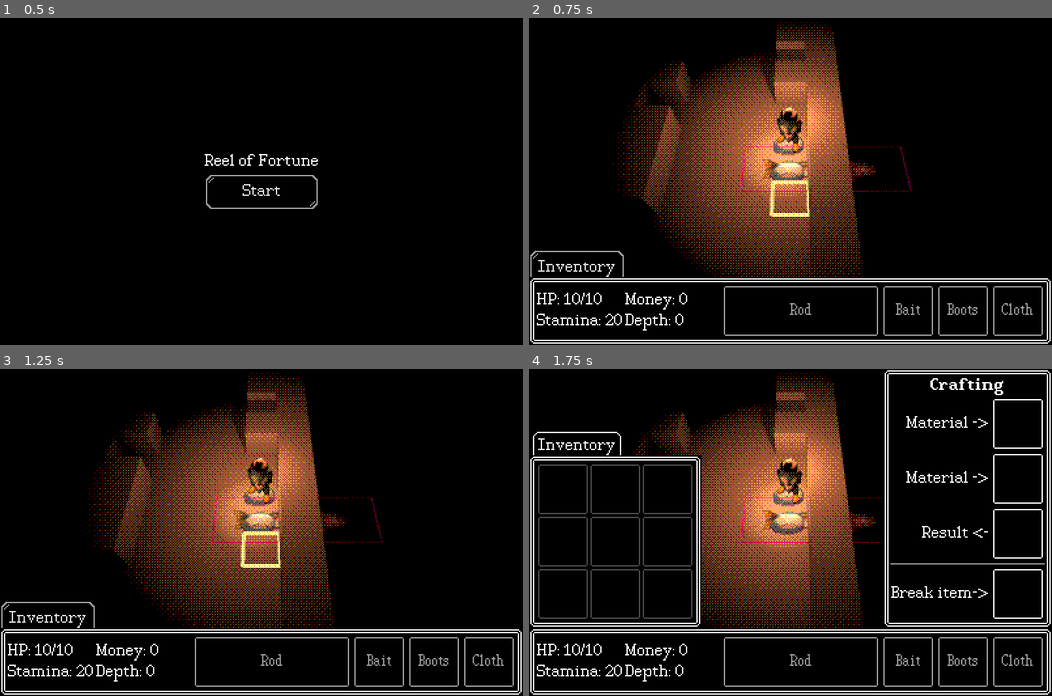
Above: before the commit, frames 1-4 (two rows, left to right).
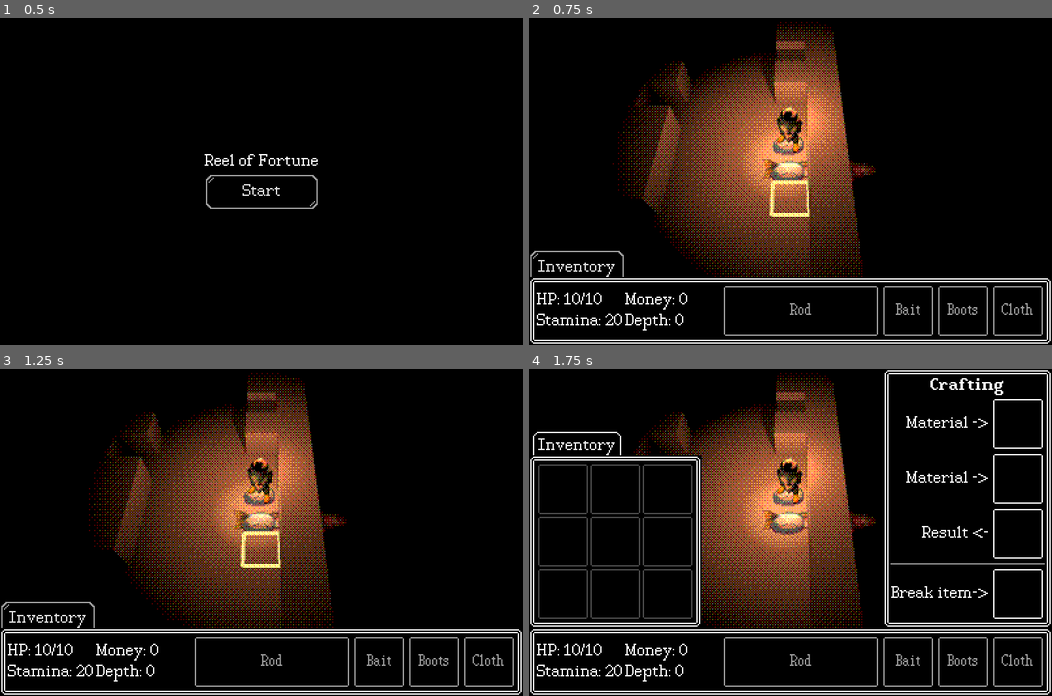
Above: after the commit, the same moments.

Repository: maqqr/7drl2025
Game: Godot game, scene res://mainmenu/mainmenu.tscn
Same seed, same stepped clock (60 frames per second), same inputs: the game is played once before the commit and once after it.
Inputs:
- Up to frame 1 (0.5 s): no input
- Up to frame 2 (0.75 s): click "Start" at 0.5 s
- Up to frame 3 (1.25 s): no input
- Up to frame 4 (1.75 s): click "Inventory" at 1.25 s

Frame 1 is identical in both runs. In frame 2, 0.2% of the frame differs, in the area x 40-74%, y 39-54%; in frame 3, 0.2%; in frame 4, 0.2%.

Commit message:
Crafting and breaking down items works

Diff:
--- a/reeloffortune/game/crafting_control.gd
+++ b/reeloffortune/game/crafting_control.gd
@@ -4,12 +4,122 @@
 var x_open: float
 var x_close: float
 
+@onready var game_manager: GameManager = $"/root/Game"
+var inventory: Inventory
+var item_dragging: ItemDragging
+
+@export var material1_panel: CraftingPanel
+@export var material2_panel: CraftingPanel
+@export var result_panel: CraftingPanel
+@export var break_panel: CraftingPanel
+
+var material1: Item
+var material2: Item
+var result: Item
+
 func _ready() -> void:
 	x_close = global_position.x
 	x_open = x_close - $PanelContainer.get_rect().size.x
-	print(x_open, " - close ", x_close)
+
+	item_dragging = $"../ItemDragging"
+	assert(item_dragging)
+	item_dragging.panel_providers.append(self)
+
+	result_panel.gui_input.connect(on_result_panel_gui_input)
+	game_manager.game_manager_ready.connect(func (): set_inventory(game_manager.player_stats.inventory))
 
 func set_open(is_open: bool) -> void:
 	var target_pos = Vector2(x_open, 0.0) if is_open else Vector2(x_close, 0.0)
 	var tween = get_tree().create_tween().bind_node(self).set_trans(Tween.TRANS_QUART)
 	tween.tween_property(self, "position", target_pos, 0.3).set_ease(Tween.EASE_OUT)
+
+func get_panels():
+	return [material1_panel, material2_panel, result_panel, break_panel]
+
+func drag_ended_on_panel(target_panel: CraftingPanel, item: Item) -> bool:
+	if target_panel == material1_panel or target_panel == material2_panel:
+		target_panel.set_sprite_from_item(game_manager, item)
+		if target_panel == material1_panel:
+			material1 = item
+			if item == material2:
+				material2 = null
+				material2_panel.set_sprite_from_item(game_manager, null)
+		if target_panel == material2_panel:
+			material2 = item
+			if item == material1:
+				material1 = null
+				material1_panel.set_sprite_from_item(game_manager, null)
+
+		# Create crafted item result and preview
+		if material1 and material2:
+			result = combine(material1, material2)
+			result_panel.set_sprite_from_item(game_manager, result)
+
+	if target_panel == break_panel:
+		if !item.item_type.breakdown.is_empty():
+			inventory.remove_item(item)
+			var new_item = breakdown(item)
+			inventory.add_item(item.inventory_slot, new_item)
+
+	return false
+
+func on_result_panel_gui_input(event: InputEvent) -> void:
+	if event is InputEventMouseButton:
+		if event.pressed and event.button_index == 1:
+			if result:
+				item_dragging.start_drag(result, result_panel.sprite)
+				for item in [material1, material2]:
+					inventory.remove_item(item)
+
+func set_inventory(inventory: Inventory) -> void:
+	self.inventory = inventory
+	inventory.inventory_changed.connect(on_inventory_change)
+	on_inventory_change()
+
+func on_inventory_change() -> void:
+	material1 = null
+	material2 = null
+	material1_panel.set_sprite_from_item(game_manager, null)
+	material2_panel.set_sprite_from_item(game_manager, null)
+	result = null
+	result_panel.set_sprite_from_item(game_manager, null)
+
+func breakdown(item: Item) -> Item:
+	var new_item_type = item.item_type.breakdown[randi_range(0, item.item_type.breakdown.size() - 1)]
+
+	var new_item = Item.new()
+	new_item.item_type = new_item_type
+	new_item.quality = item.quality
+	new_item.inventory_slot = item.inventory_slot
+	return new_item
+
+func combine(item1: Item, item2: Item) -> Item:
+	result = Item.new()
+	result.quality = max(material1.quality, material2.quality)
+	result.is_crafted = true
+
+	# Create new custom item type
+	result.item_type = ItemType.new()
+	result.item_type.name = "Crafted bait"
+	result.item_type.base_value = int((material1.item_type.base_value + material2.item_type.base_value) * 0.5)
+	result.item_type.item_size = Vector2i(1, 1)
+	result.item_type.attributes = ItemAttributes.new()
+	result.item_type.sprite = preload("res://sprites/bait.png")
+
+	var attr = result.item_type.attributes
+
+	# Determine attributes
+	attr.type_flag = item1.item_type.attributes.type_flag | item2.item_type.attributes.type_flag
+	attr.size = max(item1.item_type.attributes.size, item2.item_type.attributes.size)
+	attr.attraction_flag = item1.item_type.attributes.attraction_flag | item2.item_type.attributes.attraction_flag
+	attr.color = ItemAttributes.color_mix(item1.item_type.attributes.color, item2.item_type.attributes.color)
+	attr.stickyness = ItemAttributes.stickyness_mix(item1.item_type.attributes.stickyness, item2.item_type.attributes.stickyness)
+	attr.sharpness = ItemAttributes.sharpness_mix(item1.item_type.attributes.sharpness, item2.item_type.attributes.sharpness)
+	attr.temperature = ItemAttributes.temperature_mix(item1.item_type.attributes.temperature, item2.item_type.attributes.temperature)
+
+	# Always add bait and remove fish and material attribute
+	attr.type_flag |= ItemAttributes.TypeFlag.BAIT
+	attr.type_flag &= ~ItemAttributes.TypeFlag.FISH
+	attr.type_flag &= ~ItemAttributes.TypeFlag.MATERIAL
+
+	return result
--- a/reeloffortune/game/game.tscn
+++ b/reeloffortune/game/game.tscn
@@ -1,10 +1,11 @@
-[gd_scene load_steps=9 format=3 uid="uid://dx021aa4tejww"]
+[gd_scene load_steps=10 format=3 uid="uid://dx021aa4tejww"]
 
 [ext_resource type="Script" uid="uid://dvrl1vh7ug3qs" path="res://game/game_manager.gd" id="1_hu71m"]
 [ext_resource type="Shader" uid="uid://vw787p7laj5g" path="res://shader/colorrect_dither.gdshader" id="2_vasa2"]
 [ext_resource type="PackedScene" uid="uid://dqw71n8563mph" path="res://ui/in_game_inventory_control.tscn" id="3_h7iqs"]
 [ext_resource type="PackedScene" uid="uid://clmb0ahu2wc0x" path="res://ui/crafting_control.tscn" id="4_dxrkv"]
 [ext_resource type="PackedScene" uid="uid://bv7byv1367fl7" path="res://ui/equip_slot_panel_container.tscn" id="5_dxrkv"]
+[ext_resource type="Script" uid="uid://dalvnlugoin2q" path="res://ui/item_dragging.gd" id="6_dakft"]
 
 [sub_resource type="StandardMaterial3D" id="StandardMaterial3D_vasa2"]
 albedo_color = Color(0, 0, 0, 1)
@@ -138,3 +139,10 @@
 [node name="EquipSlotPanelContainer4" parent="GUI/PanelContainer/HBoxContainer" instance=ExtResource("5_dxrkv")]
 layout_mode = 2
 equip_flag = 16
+
+[node name="ItemDragging" type="Control" parent="GUI"]
+layout_mode = 3
+anchors_preset = 0
+offset_right = 40.0
+offset_bottom = 40.0
+script = ExtResource("6_dakft")
--- a/reeloffortune/inventory/item.gd
+++ b/reeloffortune/inventory/item.gd
@@ -28,12 +28,14 @@
 func get_value() -> int:
 	return int(quality_multiplier(quality) * item_type.base_value)
 
-func make_tooltip(game_manager: GameManager):
+func make_tooltip(game_manager: GameManager) -> String:
 	var tags: PackedStringArray = ItemAttributes.type_str(item_type.attributes.type_flag)
 	var add_if_not_empty = func (t): if not t.is_empty(): tags.append(t)
-	add_if_not_empty.call(ItemAttributes.attraction_str(item_type.attributes.attraction))
+	for tag in ItemAttributes.attraction_flag_str(item_type.attributes.attraction_flag):
+		tags.append(tag)
 	add_if_not_empty.call(ItemAttributes.color_str(item_type.attributes.color))
-	add_if_not_empty.call(ItemAttributes.texture_str(item_type.attributes.texture))
+	add_if_not_empty.call(ItemAttributes.sharpness_str(item_type.attributes.sharpness))
+	add_if_not_empty.call(ItemAttributes.stickyness_str(item_type.attributes.stickyness))
 	add_if_not_empty.call(ItemAttributes.temperature_str(item_type.attributes.temperature))
 
 	var breakdown := PackedStringArray()
--- a/reeloffortune/inventory/item_attributes.gd
+++ b/reeloffortune/inventory/item_attributes.gd
@@ -13,17 +13,17 @@
 		Size.MASSIVE: return "massive"
 	return ""
 
-enum Attraction {
-	NONE, LUMINESCENT, SCENTED, VIBRATING, MIMICRY, FLAVORFUL
+enum AttractionFlag {
+	NONE = 0, LUMINESCENT = 1, SCENTED = 2, VIBRATING = 4, MIMICRY = 8, FLAVORFUL = 16
 }
-static func attraction_str(a: Attraction) -> String:
-	match a:
-		Attraction.LUMINESCENT: return "luminescent"
-		Attraction.SCENTED: return "scented"
-		Attraction.VIBRATING: return "vibrating"
-		Attraction.MIMICRY: return "mimicry"
-		Attraction.FLAVORFUL: return "flavorful"
-	return ""
+static func attraction_flag_str(a: AttractionFlag) -> PackedStringArray:
+	var result: PackedStringArray = []
+	if a & AttractionFlag.LUMINESCENT: result.append("luminescent")
+	if a & AttractionFlag.SCENTED: result.append("scented")
+	if a & AttractionFlag.VIBRATING: result.append("vibrating")
+	if a & AttractionFlag.MIMICRY: result.append("mimicry")
+	if a & AttractionFlag.FLAVORFUL: result.append("flavorful")
+	return result
 
 enum ColorAttribute {
 	NONE, DULL_COLOR, COLORFUL
@@ -34,16 +34,32 @@
 		ColorAttribute.COLORFUL: return "colorful"
 	return ""
 
-enum TextureAttribute {
-	NONE, STICKY, SLIPPERY, SHARP, SMOOTH
+static func color_mix(c1: ColorAttribute, c2: ColorAttribute) -> ColorAttribute:
+	return generic_exclusive_mix(c1, c2) as ColorAttribute
+
+enum Stickyness {
+	NONE, STICKY, SLIPPERY
 }
-static func texture_str(t: TextureAttribute) -> String:
+static func stickyness_str(t: Stickyness) -> String:
 	match t:
-		TextureAttribute.STICKY: return "sticky"
-		TextureAttribute.SLIPPERY: return "slippery"
-		TextureAttribute.SHARP: return "sharp"
-		TextureAttribute.SMOOTH: return "smooth"
+		Stickyness.STICKY: return "sticky"
+		Stickyness.SLIPPERY: return "slippery"
 	return ""
+
+static func stickyness_mix(c1: Stickyness, c2: Stickyness) -> Stickyness:
+	return generic_exclusive_mix(c1, c2) as Stickyness
+
+enum Sharpness {
+	NONE, SHARP, SMOOTH
+}
+static func sharpness_str(t: Sharpness) -> String:
+	match t:
+		Sharpness.SHARP: return "sharp"
+		Sharpness.SMOOTH: return "smooth"
+	return ""
+
+static func sharpness_mix(c1: Sharpness, c2: Sharpness) -> Sharpness:
+	return generic_exclusive_mix(c1, c2) as Sharpness
 
 enum Temperature {
 	NEUTRAL, COLD, WARM
@@ -53,6 +69,9 @@
 		Temperature.COLD: return "cold"
 		Temperature.WARM: return "warm"
 	return ""
+
+static func temperature_mix(t1: Temperature, t2: Temperature) -> Temperature:
+	return generic_exclusive_mix(t1, t2) as Temperature
 
 enum TypeFlag {
 	BAIT = 1, MATERIAL = 2, ROD = 4, CONSUMABLE = 8, CLOTHING = 16, BOOTS = 32, FISH = 64, CURSED = 128
@@ -71,7 +90,17 @@
 
 @export_flags("BAIT", "MATERIAL", "ROD", "CONSUMABLE", "CLOTHING", "BOOTS", "FISH", "CURSED") var type_flag: int
 @export var size: Size
-@export var attraction: Attraction
+@export_flags("LUMINESCENT", "SCENTED", "VIBRATING", "MIMICRY", "FLAVORFUL") var attraction_flag: int
 @export var color: ColorAttribute
-@export var texture: TextureAttribute
+@export var stickyness: Stickyness
+@export var sharpness: Sharpness
 @export var temperature: Temperature
+
+static func generic_exclusive_mix(v1: int, v2: int) -> int:
+	if v1 == 0:
+		return v2
+	if v2 == 0:
+		return v1
+	if v1 == v2:
+		return v1
+	return 0
--- a/reeloffortune/inventory/items/cave_slug.tres
+++ b/reeloffortune/inventory/items/cave_slug.tres
@@ -10,9 +10,10 @@
 script = ExtResource("1_xdxwi")
 type_flag = 3
 size = 1
-attraction = 0
+attraction_flag = 0
 color = 0
-texture = 1
+stickyness = 1
+sharpness = 0
 temperature = 0
 metadata/_custom_type_script = "uid://cqv108j88rxjw"
 
--- a/reeloffortune/inventory/items/fish/cave_trout.tres
+++ b/reeloffortune/inventory/items/fish/cave_trout.tres
@@ -7,11 +7,12 @@
 
 [sub_resource type="Resource" id="Resource_4m4km"]
 script = ExtResource("1_qfk7j")
-type_flag = 64
+type_flag = 65
 size = 3
-attraction = 4
+attraction_flag = 8
 color = 0
-texture = 2
+stickyness = 2
+sharpness = 0
 temperature = 0
 metadata/_custom_type_script = "uid://cqv108j88rxjw"
 
--- a/reeloffortune/inventory/items/fish_bone.tres
+++ b/reeloffortune/inventory/items/fish_bone.tres
@@ -8,9 +8,10 @@
 script = ExtResource("1_njikt")
 type_flag = 2
 size = 1
-attraction = 0
+attraction_flag = 0
 color = 0
-texture = 3
+stickyness = 0
+sharpness = 1
 temperature = 0
 metadata/_custom_type_script = "uid://cqv108j88rxjw"
 
--- a/reeloffortune/inventory/items/shell.tres
+++ b/reeloffortune/inventory/items/shell.tres
@@ -8,10 +8,11 @@
 script = ExtResource("1_ybc1i")
 type_flag = 2
 size = 1
-attraction = 0
+attraction_flag = 0
 color = 0
-texture = 4
-temperature = 1
+stickyness = 0
+sharpness = 2
+temperature = 0
 metadata/_custom_type_script = "uid://cqv108j88rxjw"
 
 [resource]
--- a/reeloffortune/inventory/items/slime.tres
+++ b/reeloffortune/inventory/items/slime.tres
@@ -8,10 +8,11 @@
 script = ExtResource("1_j5nwi")
 type_flag = 2
 size = 0
-attraction = 0
+attraction_flag = 0
 color = 0
-texture = 2
-temperature = 1
+stickyness = 0
+sharpness = 0
+temperature = 0
 metadata/_custom_type_script = "uid://cqv108j88rxjw"
 
 [resource]
--- a/reeloffortune/ui/crafting_control.tscn
+++ b/reeloffortune/ui/crafting_control.tscn
@@ -1,11 +1,16 @@
-[gd_scene load_steps=2 format=3 uid="uid://clmb0ahu2wc0x"]
+[gd_scene load_steps=3 format=3 uid="uid://clmb0ahu2wc0x"]
 
 [ext_resource type="Script" uid="uid://d2q4jcjqgadv1" path="res://game/crafting_control.gd" id="1_eumly"]
+[ext_resource type="Script" uid="uid://isbadk66je2m" path="res://ui/crafting_panel.gd" id="2_3p5ax"]
 
-[node name="CraftingControl" type="Control"]
+[node name="CraftingControl" type="Control" node_paths=PackedStringArray("material1_panel", "material2_panel", "result_panel", "break_panel")]
 layout_mode = 3
 anchors_preset = 0
 script = ExtResource("1_eumly")
+material1_panel = NodePath("PanelContainer/VBoxContainer/HBoxContainer/Panel")
+material2_panel = NodePath("PanelContainer/VBoxContainer/HBoxContainer2/Panel")
+result_panel = NodePath("PanelContainer/VBoxContainer/HBoxContainer3/Panel")
+break_panel = NodePath("PanelContainer/VBoxContainer/HBoxContainer4/Panel")
 
 [node name="PanelContainer" type="PanelContainer" parent="."]
 layout_mode = 0
@@ -35,6 +40,8 @@
 custom_minimum_size = Vector2(80, 80)
 layout_mode = 2
 theme_type_variation = &"PanelSimple"
+script = ExtResource("2_3p5ax")
+metadata/_custom_type_script = "uid://isbadk66je2m"
 
 [node name="HBoxContainer2" type="HBoxContainer" parent="PanelContainer/VBoxContainer"]
 layout_mode = 2
@@ -48,6 +55,8 @@
 custom_minimum_size = Vector2(80, 80)
 layout_mode = 2
 theme_type_variation = &"PanelSimple"
+script = ExtResource("2_3p5ax")
+metadata/_custom_type_script = "uid://isbadk66je2m"
 
 [node name="HBoxContainer3" type="HBoxContainer" parent="PanelContainer/VBoxContainer"]
 layout_mode = 2
@@ -61,6 +70,8 @@
 custom_minimum_size = Vector2(80, 80)
 layout_mode = 2
 theme_type_variation = &"PanelSimple"
+script = ExtResource("2_3p5ax")
+metadata/_custom_type_script = "uid://isbadk66je2m"
 
 [node name="HSeparator" type="HSeparator" parent="PanelContainer/VBoxContainer"]
 layout_mode = 2
@@ -77,3 +88,5 @@
 custom_minimum_size = Vector2(80, 80)
 layout_mode = 2
 theme_type_variation = &"PanelSimple"
+script = ExtResource("2_3p5ax")
+metadata/_custom_type_script = "uid://isbadk66je2m"
--- /dev/null
+++ b/reeloffortune/ui/crafting_panel.gd
@@ -0,0 +1,25 @@
+class_name CraftingPanel
+extends Panel
+
+var sprite: Sprite2D
+
+func set_sprite_from_item(game_manager: GameManager, item: Item) -> void:
+	if item:
+		if !sprite:
+			sprite = Sprite2D.new()
+			sprite.scale = Vector2(2, 2)
+			sprite.position = Vector2(40, 40)
+			add_child(sprite)
+		sprite.texture = item.item_type.sprite
+		tooltip_text = item.make_tooltip(game_manager)
+	else:
+		if sprite:
+			sprite.queue_free()
+
+func _make_custom_tooltip(for_text):
+	if for_text.is_empty():
+		return null
+	var tooltip = preload("res://ui/tooltip.tscn").instantiate()
+	var rich_text = tooltip.get_node("RichTextLabel")
+	rich_text.text = for_text
+	return tooltip
--- a/reeloffortune/ui/inventory_panel_container.gd
+++ b/reeloffortune/ui/inventory_panel_container.gd
@@ -1,41 +1,45 @@
 extends PanelContainer
-
-class DragOperation:
-	var item: Item
-	var original_sprite: Sprite2D
-	var drag_sprite: Sprite2D
-	var target_panel: ItemPanel
-	func _init(item: Item, original_sprite: Sprite2D):
-		assert(item && original_sprite)
-		self.item = item
-		self.original_sprite = original_sprite
-		drag_sprite = Sprite2D.new()
-		drag_sprite.texture = item.item_type.sprite
-		drag_sprite.scale = Vector2(2.0, 2.0)
-		drag_sprite.z_index = 1
-
-	func start(parent: Control):
-		original_sprite.visible = false
-		parent.add_child(drag_sprite)
-
-	func stop():
-		original_sprite.visible = true
-		drag_sprite.queue_free()
 
 @onready var game_manager: GameManager = $"/root/Game"
 @onready var grid_container: Control = $"BackgroundGrid"
 var slot_to_panel_dict: Dictionary[Vector2i, ItemPanel] = {}
 
 var inventory: Inventory
-var drag_operation: DragOperation
 var item_sprite_container: Control
 var item_sprite_dict: Dictionary[Item, Sprite2D] = {}
 var need_refresh: bool
+var item_dragging: ItemDragging
 
 func _ready() -> void:
 	item_sprite_container = Control.new()
 	item_sprite_container.mouse_filter = Control.MOUSE_FILTER_IGNORE
 	add_child(item_sprite_container)
+
+	item_dragging = $"../../ItemDragging"
+	assert(item_dragging)
+	item_dragging.panel_providers.append(self)
+
+func get_panels():
+	return grid_container.get_children()
+
+func drag_ended_on_panel(target_panel: ItemPanel, item: Item) -> bool:
+	var slot = target_panel.slot
+	if item.item_type.item_size.x >= 3:
+		slot.x -= 1
+
+	if inventory.items.find(item) != -1:
+		if inventory.item_fits_in_slot(item, slot):
+			item.inventory_slot = slot
+			inventory.inventory_changed.emit()
+			return true
+		return false
+	else:
+		if !inventory.item_fits_in_slot(item, slot):
+			slot = inventory.get_free_slot_for_item(item)
+
+		if slot != Inventory.INVALID_SLOT:
+			inventory.add_item(slot, item)
+		return true
 
 func set_inventory(inventory: Inventory) -> void:
 	self.inventory = inventory
@@ -69,12 +73,7 @@
 		if event.pressed and event.button_index == 1:
 			var item = inventory.get_item_at_slot(panel.slot)
 			if item:
-				start_drag(item)
-
-func start_drag(item: Item) -> void:
-	assert(!drag_operation)
-	drag_operation = DragOperation.new(item, item_sprite_dict[item])
-	drag_operation.start(self)
+				item_dragging.start_drag(item, item_sprite_dict[item])
 
 func _process(delta: float) -> void:
 	if need_refresh:
@@ -100,29 +99,3 @@
 			for dx in item.item_type.item_size.x:
 				for dy in item.item_type.item_size.y:
 					slot_to_panel_dict[item.inventory_slot + Vector2i(dx, dy)].tooltip_text = item.make_tooltip(game_manager)
-
-	if drag_operation:
-		var mouse_pos = get_viewport().get_mouse_position()
-		drag_operation.drag_sprite.global_position = mouse_pos
-
-		drag_operation.target_panel = null
-		for panel: ItemPanel in grid_container.get_children():
-			if panel.get_rect().has_point(get_local_mouse_position()):
-				drag_operation.target_panel = panel
-
-		if Input.is_action_just_released("click"):
-			# Drop item to a slot
-			if drag_operation.target_panel:
-				var slot = drag_operation.target_panel.slot
-				if drag_operation.item.item_type.item_size.x >= 3:
-					slot.x -= 1
-				if inventory.item_fits_in_slot(drag_operation.item, slot):
-					drag_operation.item.inventory_slot = slot
-			else:
-				# TODO: Drop signal
-				var pos = game_manager.cursor_tile if game_manager.tilemap.is_walkable(game_manager.cursor_tile) else game_manager.player.map_position
-				game_manager.create_ground_item(pos, drag_operation.item)
-				inventory.remove_item(drag_operation.item)
-			drag_operation.stop()
-			drag_operation = null
-			inventory.inventory_changed.emit()
--- /dev/null
+++ b/reeloffortune/ui/item_dragging.gd
@@ -0,0 +1,74 @@
+class_name ItemDragging
+extends Control
+
+class DragOperation:
+	var item: Item
+	var original_slot_sprite: Sprite2D
+	var drag_sprite: Sprite2D
+
+	func _init(item: Item, original_slot_sprite: Sprite2D):
+		assert(item && original_slot_sprite)
+		self.item = item
+		self.original_slot_sprite = original_slot_sprite
+		drag_sprite = Sprite2D.new()
+		drag_sprite.texture = item.item_type.sprite
+		drag_sprite.scale = Vector2(2.0, 2.0)
+		drag_sprite.z_index = 1
+
+	func start(parent: Control):
+		original_slot_sprite.visible = false
+		parent.add_child(drag_sprite)
+
+	func cancel():
+		original_slot_sprite.visible = true
+		drag_sprite.queue_free()
+
+	func stop():
+		drag_sprite.queue_free()
+
+@onready var game_manager: GameManager = $"/root/Game"
+var drag_operation: DragOperation
+var inventory: Inventory
+
+var panel_providers = []
+
+func _ready() -> void:
+	game_manager.game_manager_ready.connect(func (): set_inventory(game_manager.player_stats.inventory))
+
+func _process(_delta: float) -> void:
+	if drag_operation:
+		var mouse_pos = get_viewport().get_mouse_position()
+		drag_operation.drag_sprite.global_position = mouse_pos
+
+		var target_panel = null
+		var target_panel_provider = null
+		for panel_provider in panel_providers:
+			for panel in panel_provider.get_panels():
+				if panel.get_rect().has_point(panel.get_parent().get_local_mouse_position()):
+					target_panel = panel
+					target_panel_provider = panel_provider
+
+		if Input.is_action_just_released("click"):
+			var success: bool = false
+			if target_panel:
+				success = target_panel_provider.drag_ended_on_panel(target_panel, drag_operation.item)
+			else:
+				# TODO: Drop signal
+				var pos = game_manager.cursor_tile if game_manager.tilemap.is_walkable(game_manager.cursor_tile) else game_manager.player.map_position
+				game_manager.create_ground_item(pos, drag_operation.item)
+				inventory.remove_item(drag_operation.item)
+				success = true
+
+			if success:
+				drag_operation.stop()
+			else:
+				drag_operation.cancel()
+			drag_operation = null
+
+func start_drag(item: Item, original_slot_sprite: Sprite2D) -> void:
+	assert(!drag_operation)
+	drag_operation = DragOperation.new(item, original_slot_sprite)
+	drag_operation.start(self)
+
+func set_inventory(inventory: Inventory) -> void:
+	self.inventory = inventory
Binary file changed: reeloffortune/sprites/algae.png
Binary file added: reeloffortune/sprites/bait.png
Not shown, added: reeloffortune/sprites/bait.png.import
Binary file changed: reeloffortune/sprites/trout.png
Not shown, added: reeloffortune/ui/crafting_panel.gd.uid
Not shown, added: reeloffortune/ui/item_dragging.gd.uid
